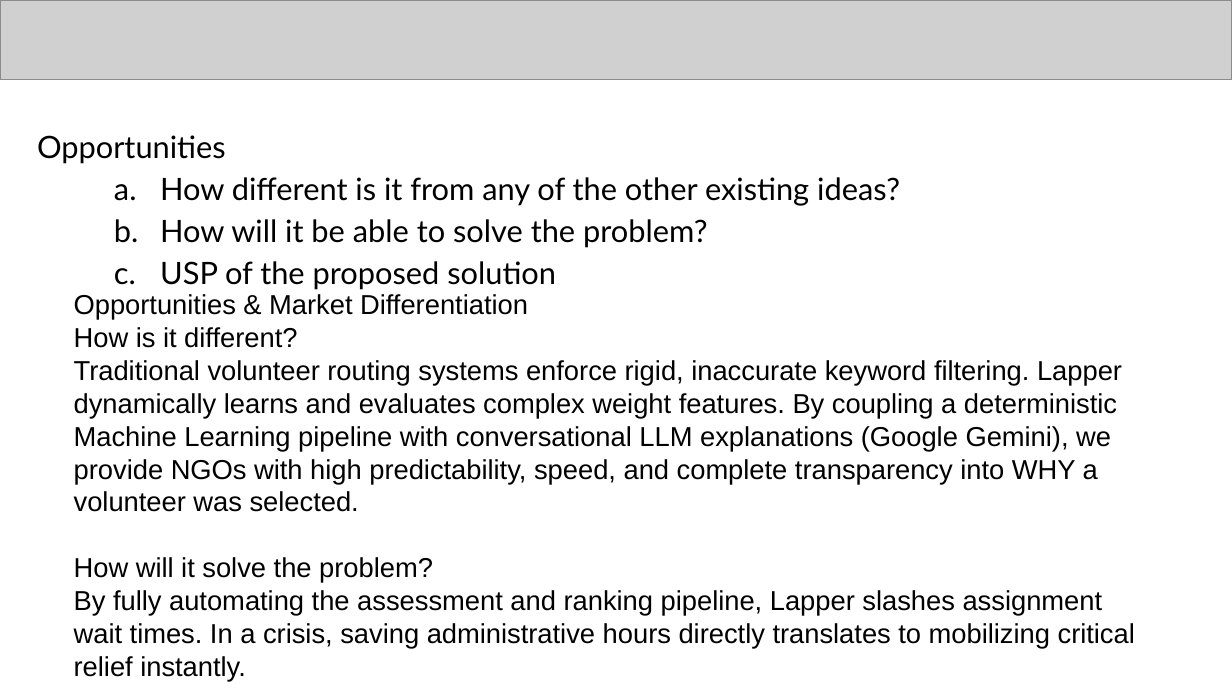
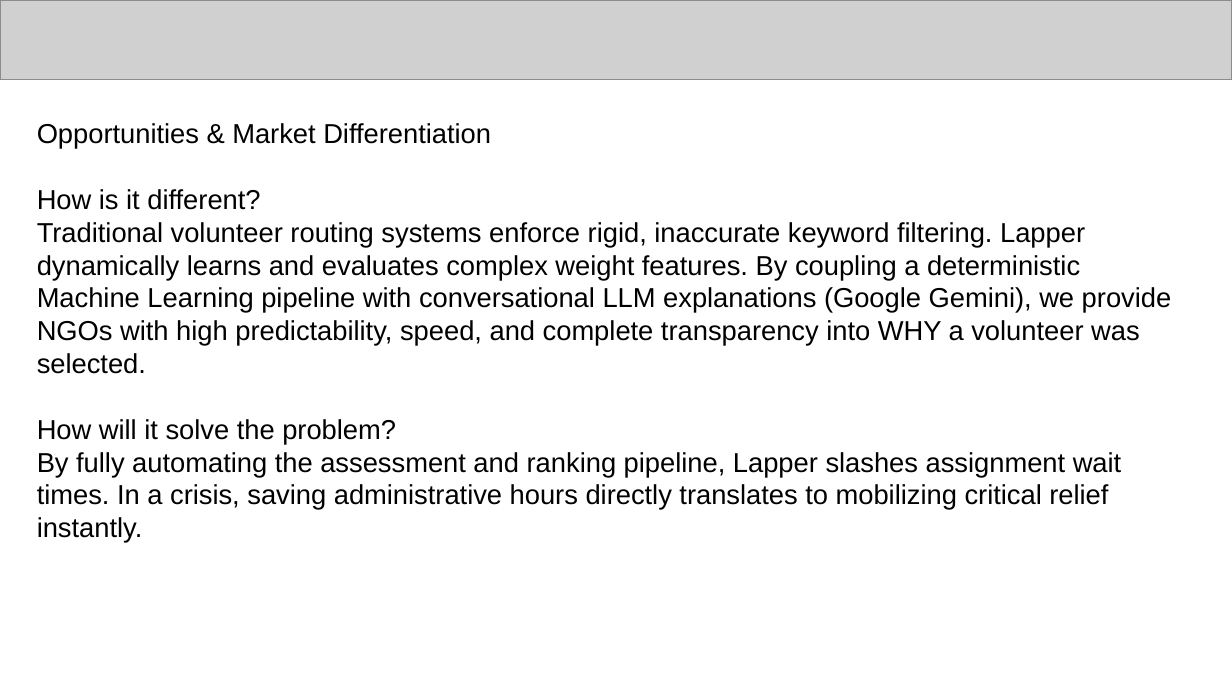
Before and after one commit to nawangdorjay/google-ai-solution-challenge--smart-resource-allocation, a slide deck: slide 4 of Final_Submission_Prototype_v2.pptx. Drawn at 1232x693 pixels with LibreOffice and Linux fonts; fonts in the diff are those of the drawing; grey boxes stand for pictures. Boxes give left, top, right and bottom in pixels: in the first picture for what was removed or moved away, otherwise in the second. Text is boxed around its words. In the diff, an @@ line names an element or a change of style, - is before the commit and + after.

Commit message:
Add enhanced PPT v3 with Google AI/Antigravity slides and roadmap

```diff
--- a/Final_Submission_Prototype_v2.pptx
+++ b/Final_Submission_Prototype_v2.pptx
@@ text at (37,123,1172,543): text changed @@
-Opportunities & Market Differentiation
-How is it different?
-Traditional volunteer routing systems enforce rigid, inaccurate keyword filtering. Lapper dynamically learns and evaluates complex weight features. By coupling a deterministic Machine Learning pipeline with conversational LLM explanations (Google Gemini), we provide NGOs with high predictability, speed, and complete transparency into WHY a volunteer was selected.
-How will it solve the problem?
-By fully automating the assessment and ranking pipeline, Lapper slashes assignment wait times. In a crisis, saving administrative hours directly translates to mobilizing critical relief instantly.
+Opportunities & Market Differentiation
+How is it different?
+Traditional volunteer routing systems enforce rigid, inaccurate keyword filtering. Lapper dynamically learns and evaluates complex weight features. By coupling a deterministic Machine Learning pipeline with conversational LLM explanations (Google Gemini), we provide NGOs with high predictability, speed, and complete transparency into WHY a volunteer was selected.
+How will it solve the problem?
+By fully automating the assessment and ranking pipeline, Lapper slashes assignment wait times. In a crisis, saving administrative hours directly translates to mobilizing critical relief instantly.
@@ text removed at (37,135,900,290) @@
-Opportunities
-  a. How different is it from any of the other existing ideas?
-  b. How will it be able to solve the problem?
-  c. USP of the proposed solution
```
Also in this commit, not shown: 2 other slides changed, 6 other files.
